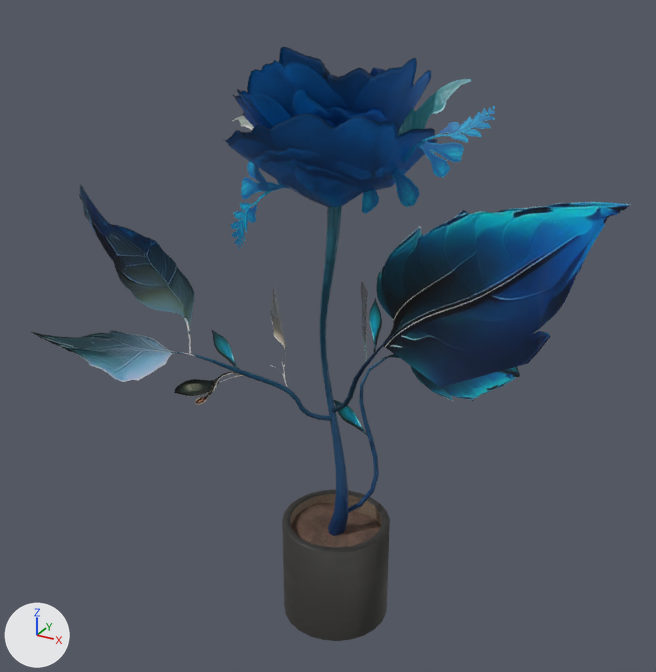
One commit to the glTF model src/models/2.glb: the scene before it, then after it.
The view is the same before and after, from a camera (50 mm lens) standing at (0.388, -0.723, 0.591) and looking at (-0.019, 0.017, 0.221). The axes (+X, +Y, +Z) are drawn at lower left. The lights are the same throughout.

Objects in the first picture: '00_gorshok', '02_tolerant'.
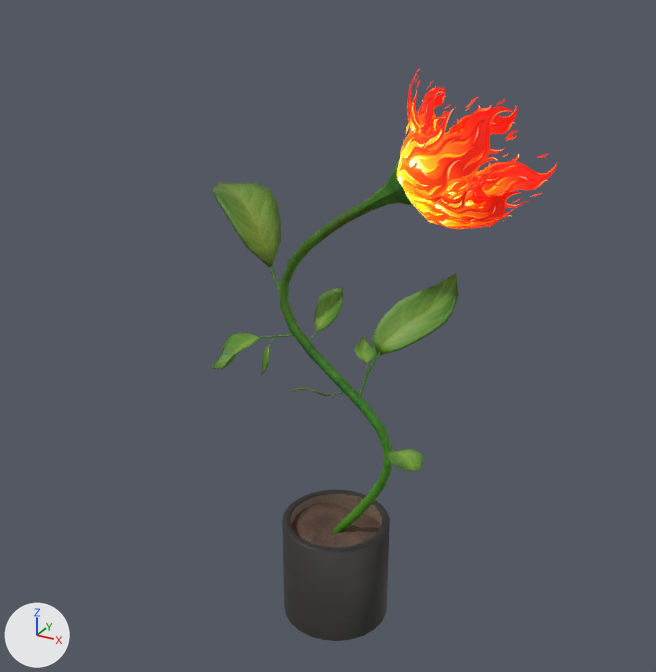
Boxes (x1, y1, x2, y2) around the edits, measured in the pictures (656 x 672 px):
```json
{"object": "02_tolerant", "change": "deleted", "before": [31, 47, 631, 536]}
{"object": "03_сholeric_flower", "change": "added", "after": [212, 158, 459, 533]}
{"object": "03_сholeric_fire", "change": "added", "after": [397, 68, 558, 229]}
```

The change, as JSON lines over the scene's bpy script:
```json
{"op": "add", "block": "img_03_сholeric_flower_normal", "code": ["img_03_сholeric_flower_normal = load_image('03_сholeric_flower_normal', '_unpacked/03__holeric_flower_normal', 1024, 1024, 'Non-Color')"]}
{"op": "add", "block": "img_03_сholeric_flower_basecolor", "code": ["img_03_сholeric_flower_basecolor = load_image('03_сholeric_flower_BaseColor', '_unpacked/03__holeric_flower_BaseColor', 1024, 1024, 'sRGB')"]}
{"op": "add", "block": "img_03_сholeric_fire_basecolor_jpg_03_сholeric_fire_alpha_jpg", "code": ["img_03_сholeric_fire_basecolor_jpg_03_сholeric_fire_alpha_jpg = load_image('03_сholeric_fire_BaseColor.jpg-03_сholeric_fire_alpha.jpg', '_unpacked/03__holeric_fire_BaseColor.jpg-03__holeric_fire_alpha.jpg', 732, 1024, 'sRGB')"]}
{"op": "add", "block": "img_03_сholeric_fire_basecolor", "code": ["img_03_сholeric_fire_basecolor = load_image('03_сholeric_fire_BaseColor', '_unpacked/03__holeric_fire_BaseColor', 732, 1024, 'sRGB')"]}
{"op": "add", "block": "img_03_сholeric_fire_normal", "code": ["img_03_сholeric_fire_normal = load_image('03_сholeric_fire_normal', '_unpacked/03__holeric_fire_normal', 732, 1024, 'Non-Color')"]}
{"op": "add", "block": "mat_03_сholeric_flower", "code": ["mat_03_сholeric_flower = bpy.data.materials.new('03_сholeric_flower')", "# colours: white #ffffff", "# uses the picture img_03_сholeric_flower_basecolor", "# uses the picture img_03_сholeric_flower_normal", "# uses the picture img_image"]}
{"op": "add", "block": "mat_03_сholeric_fire", "code": ["mat_03_сholeric_fire = bpy.data.materials.new('03_сholeric_fire')", "# uses the picture img_03_сholeric_fire_basecolor", "# uses the picture img_03_сholeric_fire_basecolor_jpg_03_сholeric_fire_alpha_jpg", "# uses the picture img_03_сholeric_fire_normal"]}
{"op": "add", "block": "me_03_сholeric_flower", "code": ["me_03_сholeric_flower = bpy.data.meshes.new('03_сholeric_flower')", "me_03_сholeric_flower.from_pydata(...)  # 1159 vertices, 2208 faces; spans x -0.176..0.109, y -0.041..0.061, z 0.0..0.414", "me_03_сholeric_flower.materials.append(mat_03_сholeric_flower)"]}
{"op": "add", "block": "me_03_сholeric_fire", "code": ["me_03_сholeric_fire = bpy.data.meshes.new('03_сholeric_fire')", "me_03_сholeric_fire.from_pydata(...)  # 511 vertices, 694 faces; spans x 0.051..0.204, y -0.058..0.074, z 0.364..0.496", "me_03_сholeric_fire.materials.append(mat_03_сholeric_fire)"]}
{"op": "remove", "block": "ob_02_tolerant", "code": ["ob_02_tolerant = bpy.data.objects.new('02_tolerant', me_02_tolerant)", "ob_02_tolerant.location = (0.0, 0.0, 0.0)"]}
{"op": "add", "block": "ob_03_сholeric_flower", "code": ["ob_03_сholeric_flower = bpy.data.objects.new('03_сholeric_flower', me_03_сholeric_flower)", "ob_03_сholeric_flower.location = (0.0, 0.0, 0.0)"]}
{"op": "add", "block": "ob_03_сholeric_fire", "code": ["ob_03_сholeric_fire = bpy.data.objects.new('03_сholeric_fire', me_03_сholeric_fire)", "ob_03_сholeric_fire.location = (0.0, 0.0, 0.0)"]}
```
